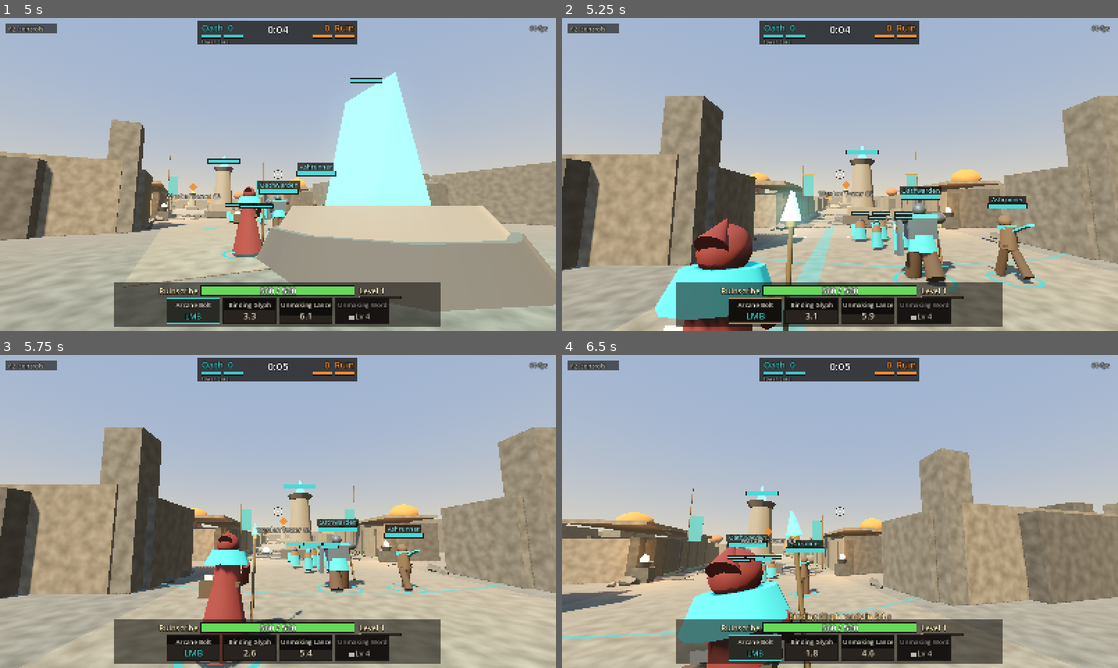
Above: before the commit, frames 1-4 (two rows, left to right).
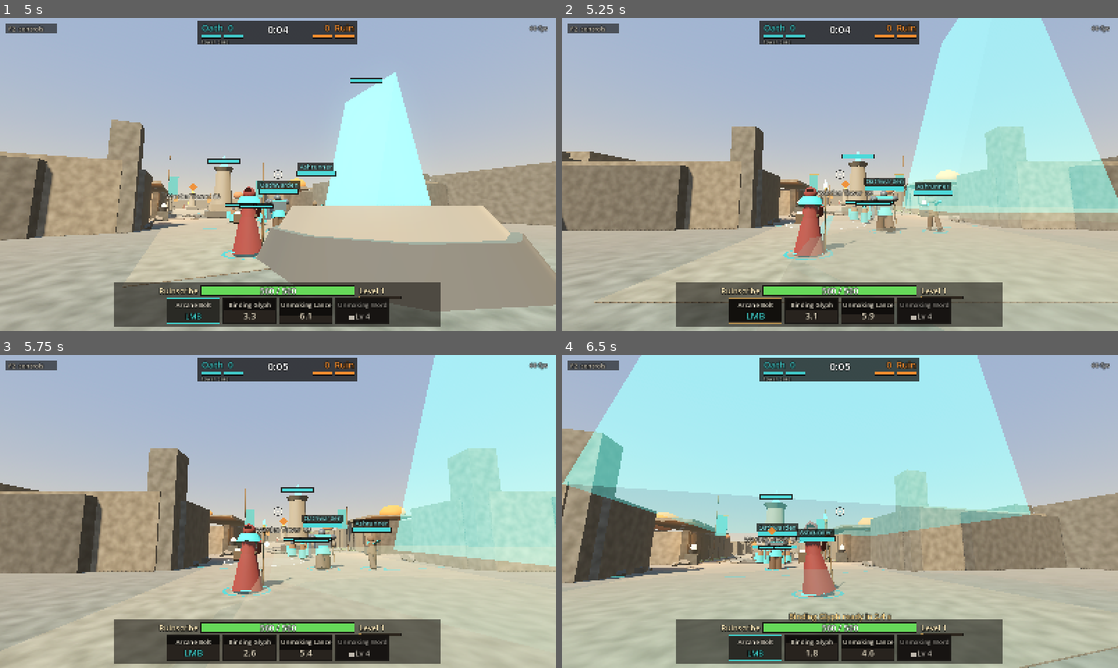
Above: after the commit, the same moments.

Repository: OminaMalum/Oath-and-Ruin
Game: Godot game, scene res://scenes/main.tscn
Same seed, same stepped clock (60 frames per second), same inputs: the game is played once before the commit and once after it.
Inputs (mouse positions are in pixels of both pictures, inside the frame that each line leads up to):
- Up to frame 1 (5 s): tap Enter at 0.5 s; move the mouse to (250, 237) at 0.52 s; hold Q (ability_1_preview) 0.53-1.28 s; hold W (move_forward) 0.53-2.78 s; click (250, 237) at 0.67 s; move the mouse to (316, 177) at 1.27 s; right-click (316, 177) at 1.35 s; move the mouse to (233, 171) at 2.02 s; tap E (ability_2) at 2.1 s; move the mouse to (283, 174) at 2.77 s; hold A (move_left) 2.78-3.53 s; tap R (ability_3) at 2.85 s; click (283, 174) at 2.92 s; move the mouse to (255, 168) at 3.52 s; press the mouse at (255, 168) at 3.53 s; hold W (move_forward) from 3.53 s (still down); move the mouse to (305, 174) at 4.27 s; release the mouse at (305, 174) at 4.28 s; tap 2 (upgrade_2) at 4.35 s
- Up to frame 2 (5.25 s): keep holding W (move_forward); move the mouse to (812, 174) at 5.02 s; hold Q (ability_1_preview) from 5.03 s (still down); click (812, 174) at 5.17 s
- Up to frame 3 (5.75 s): keep holding W (move_forward); keep holding Q (ability_1_preview)
- Up to frame 4 (6.5 s): move the mouse to (851, 505) at 5.77 s; release W (move_forward) at 5.78 s; release Q (ability_1_preview) at 5.78 s; hold D (move_right) from 5.78 s (still down); right-click (851, 505) at 5.85 s

Frame 1 is identical in both runs. In frame 2, 48% of the frame differs, in the area x 0-100%, y 0-100%; in frame 3, 40%; in frame 4, 59%.

Commit message:
Camera: towers and cores fade instead of pulling the camera in
The spring arm now only collides with walls. Any tower or core between
the camera and the followed champion, or within 4 m of the camera,
fades to 28% for that frame. Camera audit on seed 31 per champion, body
hidden by geometry: Oathwarden (Ruin) 2.37% to 0.00%, Ruinscribe (Oath)
0.80% to 0.70%; arm pops for the Oathwarden 65 to 8. Remaining pops are
the arm pulling in at walls (by design) and Ashrunner dashes.

Co-Authored-By: Claude Opus 5.5 <noreply@anthropic.com>
Claude-Session: https://claude.ai/code/session_01K9SmUkA29QzEXmf1q4eRcR

Diff:
--- a/scripts/view/camera_rig.gd
+++ b/scripts/view/camera_rig.gd
@@ -37,8 +37,10 @@
 	_arm = SpringArm3D.new()
 	_arm.spring_length = distance
 	_arm.margin = 0.2
-	# Walls and structures push the camera in; other units never do.
-	_arm.collision_mask = Unit.LAYER_WORLD | Unit.LAYER_STRUCTURE
+	# Walls push the camera in. Towers and cores do not: a tower right
+	# behind the champion pulled the camera into its face and hid the
+	# champion (2:45 on seed 31). They fade out instead (_fade_structures).
+	_arm.collision_mask = Unit.LAYER_WORLD
 	var probe := SphereShape3D.new()
 	probe.radius = 0.25
 	_arm.shape = probe
@@ -110,6 +112,7 @@
 	var want_d := _arm.get_hit_length()
 	_cam_d = want_d if want_d < _cam_d else minf(_cam_d + ARM_OUT_SPEED * delta, want_d)
 	camera.position = Vector3(0, 0, _cam_d)
+	_fade_structures()
 	if audit:
 		_audit_sample()
 
@@ -131,11 +134,43 @@
 	var length := minf(_arm.spring_length + 3.0 * delta, distance)
 	while length > ARM_MIN:
 		var cam := global_position + back * length
-		var q := PhysicsRayQueryParameters3D.create(cam, hip, Unit.LAYER_WORLD | Unit.LAYER_STRUCTURE)
+		var q := PhysicsRayQueryParameters3D.create(cam, hip, Unit.LAYER_WORLD)
 		if space.intersect_ray(q).is_empty():
 			break
 		length -= 0.3
 	_arm.spring_length = maxf(length, ARM_MIN)
+
+
+## Fade any tower or core between the camera and the champion, or within
+## 4 m of the camera, for this frame. View only.
+func _fade_structures() -> void:
+	var space := get_world_3d().direct_space_state
+	var cam := camera.global_position
+	var base := target.get_global_transform_interpolated().origin
+	var hits: Array[Unit] = []
+	for h: float in [HIP_HEIGHT, target.def.height * 0.9]:
+		var exclude: Array[RID] = []
+		for i in 3:
+			var q := PhysicsRayQueryParameters3D.create(cam, base + Vector3(0, h, 0), Unit.LAYER_STRUCTURE, exclude)
+			var r := space.intersect_ray(q)
+			if r.is_empty():
+				break
+			if r.collider is Unit and not hits.has(r.collider):
+				hits.append(r.collider)
+			exclude.append(r.rid)
+	var probe := PhysicsShapeQueryParameters3D.new()
+	var ball := SphereShape3D.new()
+	ball.radius = 4.0  # a tower this close fills the screen and hides the fight behind it
+	probe.shape = ball
+	probe.transform = Transform3D(Basis(), cam)
+	probe.collision_mask = Unit.LAYER_STRUCTURE
+	for r in space.intersect_shape(probe, 4):
+		if r.collider is Unit and not hits.has(r.collider):
+			hits.append(r.collider)
+	for u in hits:
+		for c in u.get_children():
+			if c is UnitView:
+				(c as UnitView).fade_for_camera()
 
 
 ## What the reticle is over: first world or unit surface along the camera
@@ -177,7 +212,7 @@
 	var space := get_world_3d().direct_space_state
 	var cam := camera.global_position
 	var base := target.get_global_transform_interpolated().origin
-	var mask := Unit.LAYER_WORLD | Unit.LAYER_STRUCTURE
+	var mask := Unit.LAYER_WORLD  # towers and cores fade, so only walls hide the champion
 	var head := space.intersect_ray(PhysicsRayQueryParameters3D.create(cam, base + Vector3(0, target.def.height * 0.9, 0), mask))
 	var hip := space.intersect_ray(PhysicsRayQueryParameters3D.create(cam, base + Vector3(0, HIP_HEIGHT, 0), mask))
 	var st := audit_stats
--- a/scripts/view/unit_view.gd
+++ b/scripts/view/unit_view.gd
@@ -8,6 +8,13 @@
 var _focus: MeshInstance3D  # the part that glows during windups
 var _focus_mat: StandardMaterial3D
 var _flash: float = 0.0
+## Camera fade (towers and cores between the camera and the champion).
+var _fade_hold := 0.0
+var _alpha := 1.0
+
+
+func fade_for_camera() -> void:
+	_fade_hold = 0.15
 ## Presentation (view only, the sim never reads it): every part sits under
 ## `_body`, which leans with movement, bobs at a walking rhythm and falls over
 ## on death. The Ruinscribe's staff hangs from `_arm`, a pivot at the
@@ -398,6 +405,13 @@
 
 
 func _process(delta: float) -> void:
+	_fade_hold = maxf(0.0, _fade_hold - delta)
+	var want_a := 0.28 if _fade_hold > 0.0 else 1.0
+	if absf(_alpha - want_a) > 0.001:
+		_alpha = move_toward(_alpha, want_a, delta * 5.0)
+		for m in _materials:
+			m.transparency = BaseMaterial3D.TRANSPARENCY_ALPHA if _alpha < 0.999 else BaseMaterial3D.TRANSPARENCY_DISABLED
+			m.albedo_color.a = _alpha
 	# Hit flash: brief warm white on every part.
 	_flash = maxf(0.0, _flash - delta * 6.0)
 	for m in _materials:
